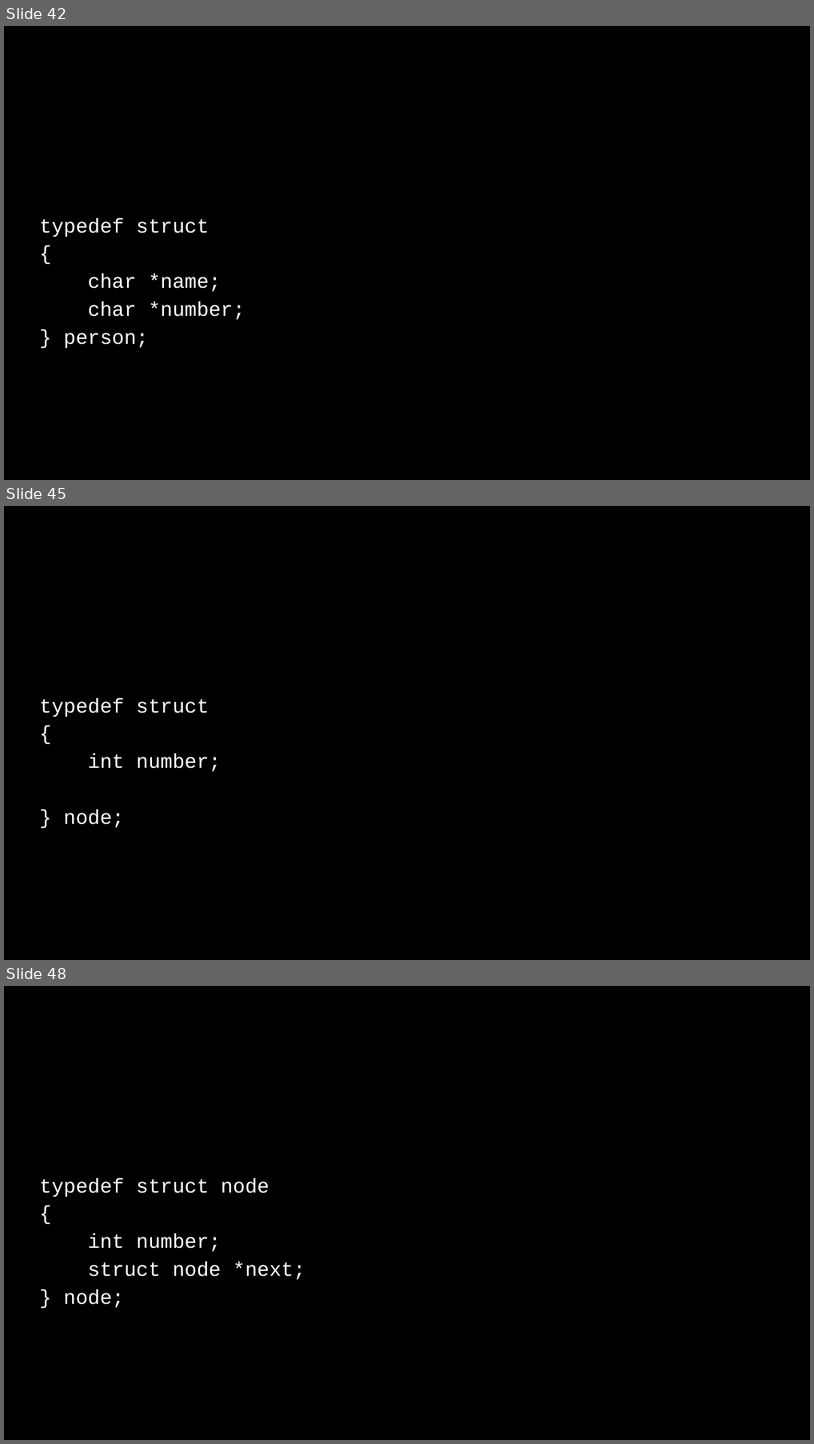
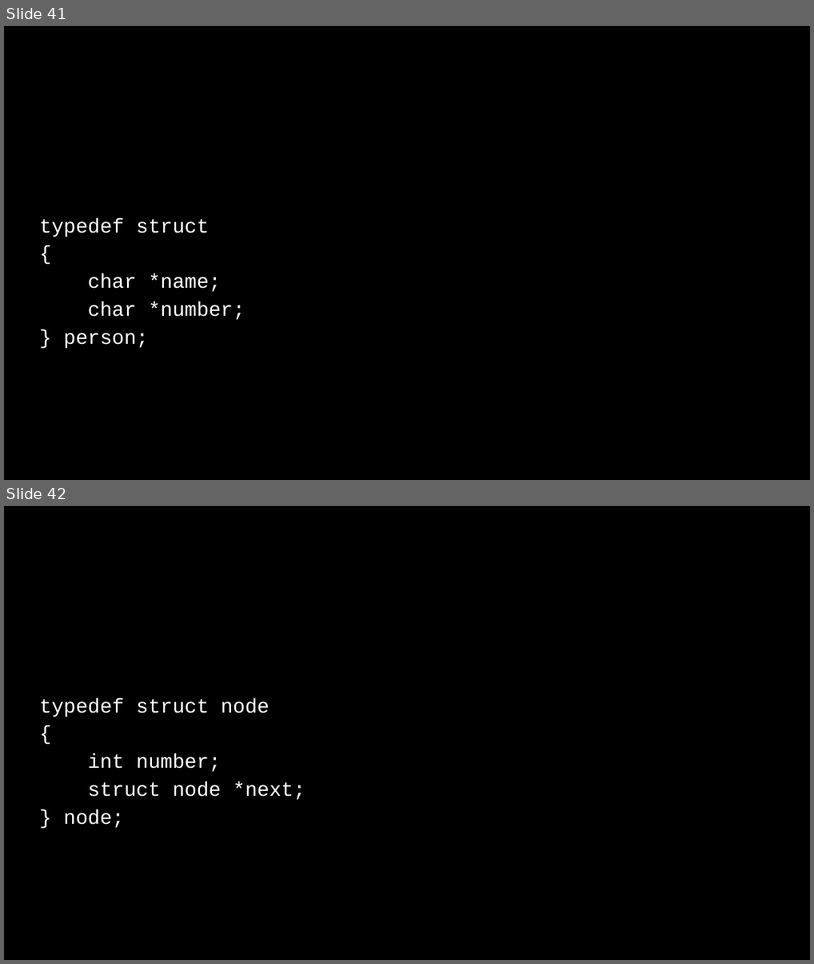
Before and after one commit to SQ4007-2025/website, a slide deck: lectures/slides_6.pptx. Shown one above the other, each under a label of ours: slides 42, 45 and 48 before the commit, slides 41 and 42 after it; the slides between them are not shown. The pictures are 814x1444 and 814x964 pixels, drawn with LibreOffice and Linux fonts; fonts in the diff are those of the drawing. Boxes give left, top, right and bottom in pixels: in the first picture for what was removed or moved away, otherwise in the second. Text is boxed around its words. In the diff, an @@ line names an element or a change of style, - is before the commit and + after.

```diff
--- a/lectures/slides_6.pptx
+++ b/lectures/slides_6.pptx
@@ slide 45 removed at (4,506,810,960), background #000000 @@
@@ text removed at (39,697,221,828) @@
-typedef struct
-{
-int number;
-} node;
@@ what was slide 42 is now slide 41 @@
@@ what was slide 48 is now slide 42 @@
```
Also in this commit, not shown: 15 slides changed, 1 slide added, 14 other slides removed.
